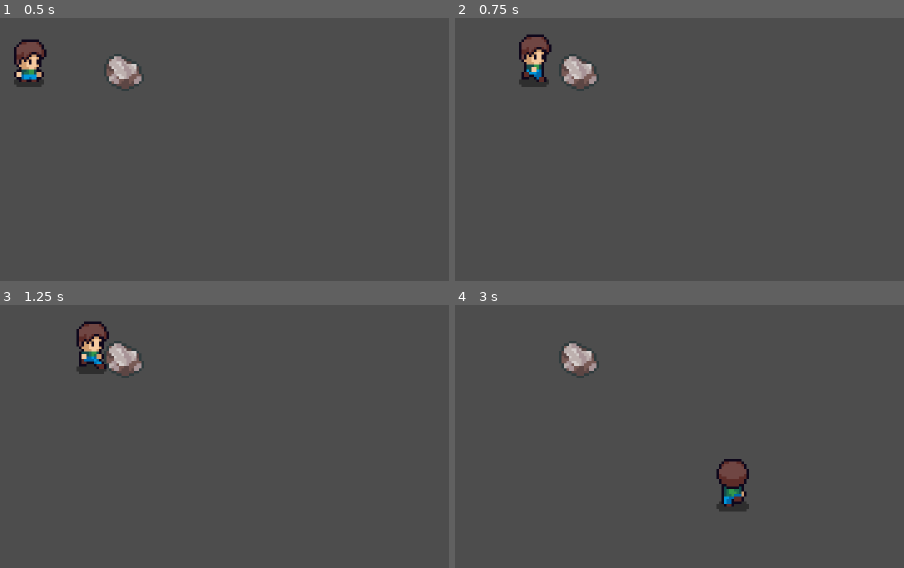
Above: before the commit, frames 1-4 (two rows, left to right).
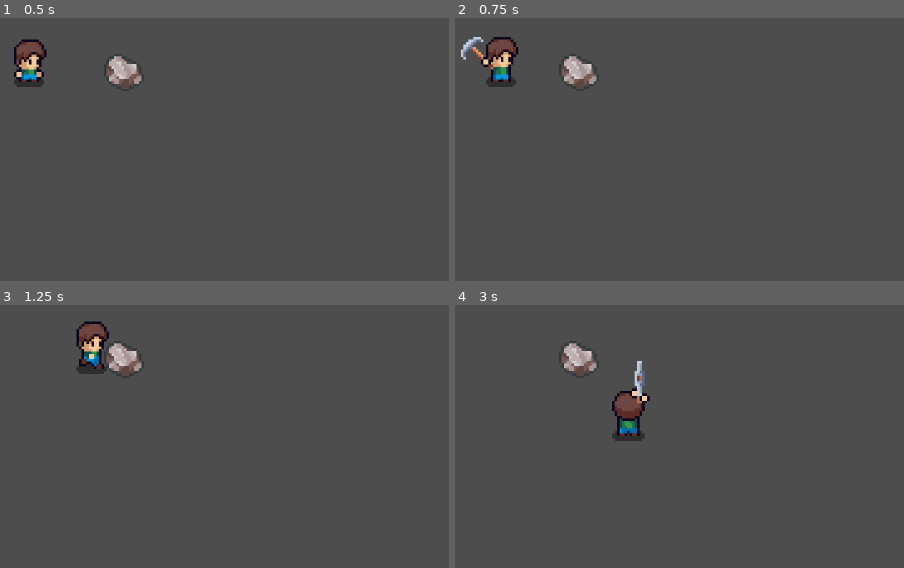
Above: after the commit, the same moments.

Repository: SiesmicMash/The-depths-of-mir
Game: Godot game, scene res://scenes/level.tscn
The game is run twice, just before and just after one commit, with the same random seed, the same clock (stepped at 60 frames per second) and the same inputs.
Inputs (mouse positions are in pixels of both pictures, inside the frame that each line leads up to):
- Up to frame 1 (0.5 s): no input
- Up to frame 2 (0.75 s): move the mouse to (679, 65) at 0.52 s; hold D (right) from 0.53 s (still down); click (679, 65) at 0.6 s
- Up to frame 3 (1.25 s): keep holding D (right)
- Up to frame 4 (3 s): move the mouse to (outside the picture) at 1.27 s; release D (right) at 1.28 s; hold S (down) 1.28-2.03 s; click (outside the picture) at 1.35 s; move the mouse to (outside the picture) at 2.02 s; hold D (right) 2.03-2.78 s; click (outside the picture) at 2.1 s; move the mouse to (463, 462) at 2.77 s; hold W (up) from 2.78 s (still down); click (463, 462) at 2.85 s

Frame 1 is identical in both runs. In frame 2, 2.5% of the frame differs, in the area x 1-22%, y 6-27%; in frame 3, 0.2%; in frame 4, 2.6%, in the area x 34-66%, y 21-79%.

Commit message:
implemented mining logic

Diff:
--- a/the-depths-of-mir/project.godot
+++ b/the-depths-of-mir/project.godot
@@ -45,6 +45,11 @@
 "events": [Object(InputEventKey,"resource_local_to_scene":false,"resource_name":"","device":-1,"window_id":0,"alt_press …(191 unchanged characters)…
 ]
 }
+use_pickaxe={
+"deadzone": 0.2,
+"events": [Object(InputEventMouseButton,"resource_local_to_scene":false,"resource_name":"","device":-1,"window_id":0,"alt_pressed":false,"shift_pressed":false,"ctrl_pressed":false,"meta_pressed":false,"button_mask":0,"position":Vector2(0, 0),"global_position":Vector2(0, 0),"factor":1.0,"button_index":1,"canceled":false,"pressed":false,"double_click":false,"script":null)
+]
+}
 
 [physics]
 
--- a/the-depths-of-mir/scenes/player.tscn
+++ b/the-depths-of-mir/scenes/player.tscn
@@ -2,6 +2,7 @@
 
 [ext_resource type="Texture2D" uid="uid://r1bxwrxpm1ny" path="res://asset/images/player/Player.png" id="1_3vyb7"]
 [ext_resource type="Script" uid="uid://68jx3m6brfof" path="res://scripts/player.gd" id="1_g2els"]
+[ext_resource type="Texture2D" uid="uid://dosqg6rdiwiim" path="res://asset/images/player/Player_Actions.png" id="3_qhqgy"]
 
 [sub_resource type="AtlasTexture" id="AtlasTexture_g2els"]
 atlas = ExtResource("1_3vyb7")
@@ -146,6 +147,30 @@
 [sub_resource type="AtlasTexture" id="AtlasTexture_hax0n"]
 atlas = ExtResource("1_3vyb7")
 region = Rect2(160, 160, 32, 32)
+
+[sub_resource type="AtlasTexture" id="AtlasTexture_t4otl"]
+atlas = ExtResource("3_qhqgy")
+region = Rect2(0, 48, 48, 48)
+
+[sub_resource type="AtlasTexture" id="AtlasTexture_j2b1d"]
+atlas = ExtResource("3_qhqgy")
+region = Rect2(48, 48, 48, 48)
+
+[sub_resource type="AtlasTexture" id="AtlasTexture_cs1tg"]
+atlas = ExtResource("3_qhqgy")
+region = Rect2(0, 0, 48, 48)
+
+[sub_resource type="AtlasTexture" id="AtlasTexture_2dvfe"]
+atlas = ExtResource("3_qhqgy")
+region = Rect2(48, 0, 48, 48)
+
+[sub_resource type="AtlasTexture" id="AtlasTexture_giy8y"]
+atlas = ExtResource("3_qhqgy")
+region = Rect2(0, 96, 48, 48)
+
+[sub_resource type="AtlasTexture" id="AtlasTexture_fdfoy"]
+atlas = ExtResource("3_qhqgy")
+region = Rect2(48, 96, 48, 48)
 
 [sub_resource type="SpriteFrames" id="SpriteFrames_f1ej7"]
 animations = [{
@@ -286,19 +311,66 @@
 "loop": true,
 "name": &"run_up",
 "speed": 7.0
+}, {
+"frames": [{
+"duration": 1.0,
+"texture": SubResource("AtlasTexture_t4otl")
+}, {
+"duration": 1.0,
+"texture": SubResource("AtlasTexture_j2b1d")
+}],
+"loop": false,
+"name": &"swing_pickaxe_down",
+"speed": 5.0
+}, {
+"frames": [{
+"duration": 1.0,
+"texture": SubResource("AtlasTexture_cs1tg")
+}, {
+"duration": 1.0,
+"texture": SubResource("AtlasTexture_2dvfe")
+}],
+"loop": false,
+"name": &"swing_pickaxe_right",
+"speed": 5.0
+}, {
+"frames": [{
+"duration": 1.0,
+"texture": SubResource("AtlasTexture_giy8y")
+}, {
+"duration": 1.0,
+"texture": SubResource("AtlasTexture_fdfoy")
+}],
+"loop": false,
+"name": &"swing_pickaxe_up",
+"speed": 5.0
 }]
 
 [sub_resource type="RectangleShape2D" id="RectangleShape2D_qhqgy"]
-size = Vector2(13, 7)
+size = Vector2(12, 5)
+
+[sub_resource type="RectangleShape2D" id="RectangleShape2D_dqkch"]
+size = Vector2(8, 5)
 
 [node name="Player" type="CharacterBody2D" unique_id=497146431]
 script = ExtResource("1_g2els")
 
 [node name="AnimatedSprite2D" type="AnimatedSprite2D" parent="." unique_id=188241318]
 sprite_frames = SubResource("SpriteFrames_f1ej7")
-animation = &"idle_down"
-frame_progress = 0.050098173
+animation = &"swing_pickaxe_right"
+frame = 1
+frame_progress = 1.0
 
 [node name="CollisionShape2D" type="CollisionShape2D" parent="." unique_id=1178715140]
-position = Vector2(-0.5, 5.5)
+position = Vector2(0, 4.5)
 shape = SubResource("RectangleShape2D_qhqgy")
+
+[node name="hitbox" type="Area2D" parent="." unique_id=1342864642]
+position = Vector2(10, 0)
+
+[node name="CollisionShape2D" type="CollisionShape2D" parent="hitbox" unique_id=1288211597]
+position = Vector2(0, 4)
+shape = SubResource("RectangleShape2D_dqkch")
+
+[connection signal="animation_finished" from="AnimatedSprite2D" to="." method="_on_animated_sprite_2d_animation_finished"]
+[connection signal="body_entered" from="hitbox" to="." method="_on_hitbox_body_entered"]
--- a/the-depths-of-mir/scripts/player.gd
+++ b/the-depths-of-mir/scripts/player.gd
@@ -4,16 +4,34 @@
 const SPEED = 100
 
 var last_direction: Vector2 = Vector2.RIGHT
+var is_mining: bool = false
+var hitbox_offset: Vector2 = Vector2.RIGHT
+var detected_rocks: Array = []
+var pickaxe_strength: int = 1
 
 @onready var animated_sprite_2d: AnimatedSprite2D = $AnimatedSprite2D
+@onready var hitbox: Area2D = $hitbox
+@onready var hitbox_collision_shape_2d: CollisionShape2D = $hitbox/CollisionShape2D
 
 
+func _ready() -> void:
+	hitbox_offset = hitbox.position # initialize hitbox offset
+
 func _physics_process(_delta: float) -> void:
+
+	#handle mining input
+	if Input.is_action_just_pressed("use_pickaxe"):
+		use_pickaxe()
+	# skip movement if mining
+	if is_mining:
+		velocity = Vector2.ZERO
+		return
+
 	process_movement()
 	process_animation()
 	move_and_slide()
 
-#region movement
+#region movement and animation
 func process_movement() -> void:
 	# Get the input direction and handle the movement/deceleration.
 	var direction := Input.get_vector("left","right", "up", "down")
@@ -21,12 +39,13 @@
 	if direction != Vector2.ZERO:
 		velocity = direction * SPEED
 		last_direction = direction
+		update_hitbox_position()
 	else:
 		velocity = Vector2.ZERO
-#endregion
 
-#region animation
 func process_animation()->void:
+	#disable hitbox until pickaxe is swung
+	hitbox.monitoring = false
 	if velocity != Vector2.ZERO:
 		play_animation("run", last_direction)
 	else:
@@ -40,4 +59,58 @@
 		animated_sprite_2d.play(prefix + "_up")
 	if dir.y > 0:
 		animated_sprite_2d.play(prefix + "_down")
+
 #endregion
+
+#region hitbox offset
+func update_hitbox_position() -> void:
+	var x:= hitbox_offset.x
+	var y: = hitbox_offset.y
+
+	match last_direction:
+		Vector2.LEFT:
+			hitbox.position = Vector2(-x, y)
+			hitbox_collision_shape_2d.rotation_degrees = 0
+		Vector2.RIGHT:
+			hitbox.position = Vector2(x, y)
+			hitbox_collision_shape_2d.rotation_degrees = 0
+		Vector2.UP:
+			hitbox.position = Vector2(y, -x)
+			hitbox_collision_shape_2d.rotation_degrees = 90
+		Vector2.DOWN:
+			hitbox.position = Vector2(y, x)
+			hitbox_collision_shape_2d.rotation_degrees = 90
+
+#endregion
+
+
+#region Mining
+func use_pickaxe() -> void:
+	detected_rocks.clear()
+	is_mining = true
+	hitbox.monitoring = true
+	play_animation("swing_pickaxe", last_direction)
+
+func _on_animated_sprite_2d_animation_finished() -> void:
+	if is_mining:
+		is_mining = false
+		if detected_rocks.size() > 0:
+			var rock_to_hit = get_most_overlapping_rock()
+			rock_to_hit.take_damage(pickaxe_strength)
+
+func get_most_overlapping_rock() -> Rock:
+	var best_rock = detected_rocks[0]
+	var best_dist = hitbox.global_position.distance_to(best_rock.global_position)
+
+	for rock in detected_rocks:
+		var dist = hitbox.global_position.distance_to(rock.global_position)
+		if dist < best_dist:
+			best_dist = dist
+			best_rock = rock
+
+	return best_rock
+
+func _on_hitbox_body_entered(body: Node2D) -> void:
+	if body is Rock:
+		detected_rocks.append(body)
+#endregion
--- a/the-depths-of-mir/scripts/rock.gd
+++ b/the-depths-of-mir/scripts/rock.gd
@@ -1,4 +1,5 @@
 extends StaticBody2D
+class_name Rock
 
 var health: int
 
@@ -10,3 +11,13 @@
 func _ready() -> void:
 	health = data.max_health
 	sprite_2d.texture = data.texture
+
+func take_damage(amount: int) -> void:
+	health -= amount
+	print (health)
+
+	if health <=0:
+		_destroy()
+
+func _destroy() -> void:
+	queue_free()
